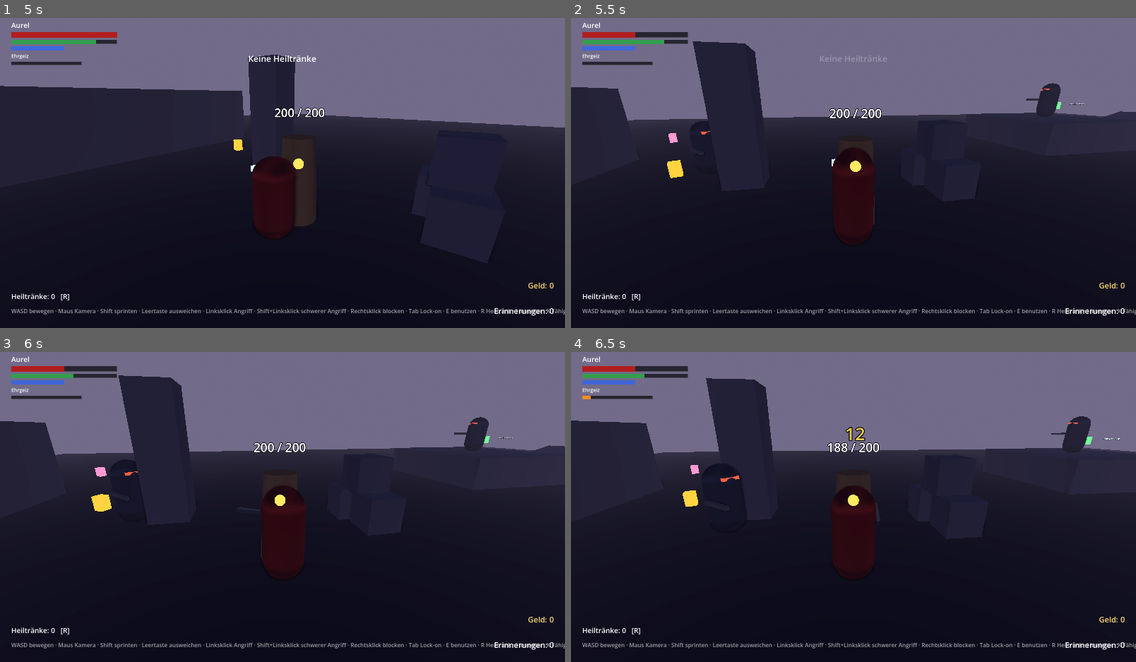
Above: before the commit, frames 1-4 (two rows, left to right).
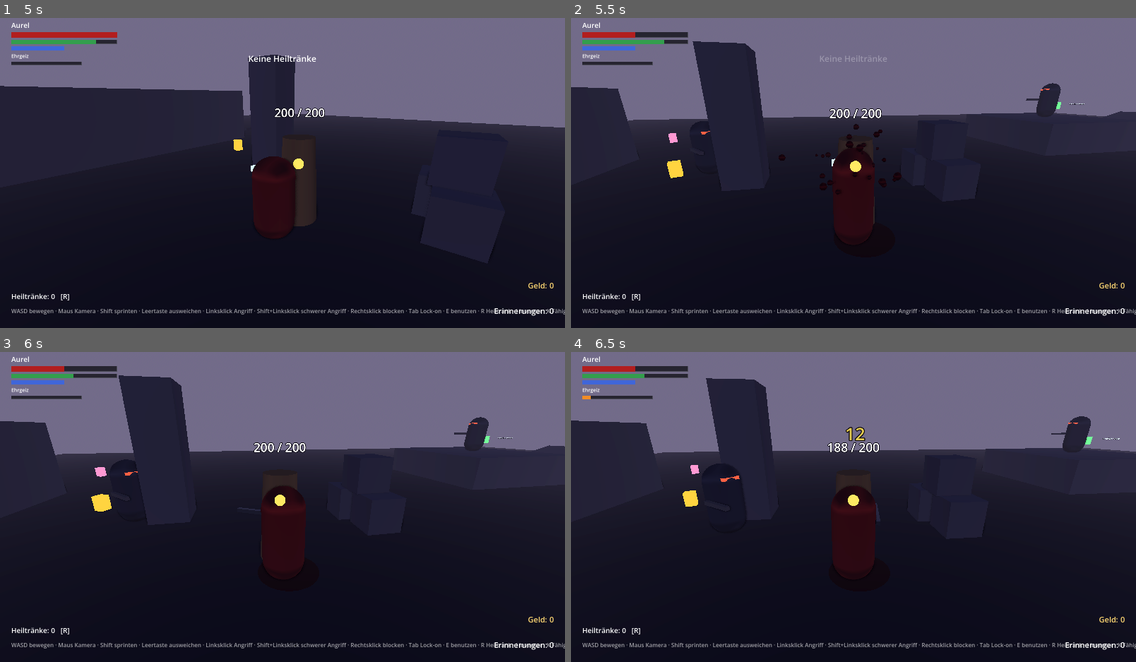
Above: after the commit, the same moments.

Repository: Aurelvonwatzdorf/nr1
Game: Godot game, scene res://tests/smoke_test.tscn
Two runs of this game, one before a commit and one after it. Both use one fixed random seed, a clock stepped at 60 frames per second and the inputs below. This scene is started directly instead of the project's main scene.
Inputs (mouse positions are in pixels of both pictures, inside the frame that each line leads up to):
- Up to frame 1 (5 s): move the mouse to (310, 166) at 0.52 s; hold W (move_forward) from 0.53 s (still down); click (310, 166) at 0.6 s; move the mouse to (254, 169) at 1.27 s; right-click (254, 169) at 1.35 s; move the mouse to (293, 163) at 2.02 s; tap one key every 0.75 s from 2.1 s: Space (dodge) R (heal) E (interact) Middle mouse button (lock_on); move the mouse to (276, 173) at 2.77 s; move the mouse to (322, 173) at 3.52 s; move the mouse to (237, 166) at 4.27 s
- Up to frame 2 (5.5 s): keep holding W (move_forward); move the mouse to (859, 169) at 5.02 s; hold Shift (sprint) from 5.03 s (still down)
- Up to frame 3 (6 s): move the mouse to (259, 497) at 5.77 s; release W (move_forward) at 5.78 s; release Shift (sprint) at 5.78 s; hold D (move_right) from 5.78 s (still down); click (259, 497) at 5.85 s
- Up to frame 4 (6.5 s): keep holding D (move_right)

Frame 1 is identical in both runs. In frame 2, 0.2% of the frame differs, in the area x 36-59%, y 34-67%; in frame 3, less than 0.1%; in frame 4, less than 0.1%.

Commit message:
M5 step 4: visible blood on hits
BloodEffect spawns a directional spray and a fading floor stain when
enemies, the player or NPCs take hits; strength scales with damage.

Co-Authored-By: Claude Opus 5.5 <noreply@anthropic.com>
Claude-Session: https://claude.ai/code/session_01RjnwZ2TtYogGPE8DCJukRJ

Diff:
--- /dev/null
+++ b/game/scripts/combat/blood_effect.gd
@@ -0,0 +1,62 @@
+class_name BloodEffect
+## Blut bei Treffern: Spritzer in Schlagrichtung und ein Fleck auf dem Boden,
+## der nach einer Weile verblasst. Aufruf: `BloodEffect.spawn(ziel, richtung, stärke)`.
+
+const BLOOD_COLOR := Color(0.5, 0.02, 0.03)
+
+
+## `target`: getroffene Figur. `strength`: 1 = normaler Treffer, 3 = Hinrichtung.
+static func spawn(target: Node3D, direction: Vector3, strength: float = 1.0) -> void:
+	var world := target.get_parent()
+	if world == null:
+		return
+	var hit_point := target.global_position + Vector3.UP * 1.2
+	_spawn_spray(world, hit_point, direction, strength)
+	_spawn_stain(world, target.global_position, strength)
+
+
+static func _spawn_spray(world: Node, at: Vector3, direction: Vector3, strength: float) -> void:
+	var particles := CPUParticles3D.new()
+	particles.one_shot = true
+	particles.explosiveness = 0.9
+	particles.amount = int(20 * strength)
+	particles.lifetime = 0.7
+	var mesh := SphereMesh.new()
+	mesh.radius = 0.035
+	mesh.height = 0.07
+	var material := StandardMaterial3D.new()
+	material.albedo_color = BLOOD_COLOR
+	material.roughness = 0.3
+	mesh.material = material
+	particles.mesh = mesh
+	particles.direction = (direction + Vector3.UP * 0.5).normalized()
+	particles.spread = 35.0 + 10.0 * strength
+	particles.initial_velocity_min = 2.0
+	particles.initial_velocity_max = 4.0 + strength
+	particles.gravity = Vector3(0.0, -9.8, 0.0)
+	particles.scale_amount_min = 0.6
+	particles.scale_amount_max = 1.2 + 0.3 * strength
+	world.add_child(particles)
+	particles.global_position = at
+	particles.emitting = true
+	particles.finished.connect(particles.queue_free)
+
+
+static func _spawn_stain(world: Node, at: Vector3, strength: float) -> void:
+	var stain := MeshInstance3D.new()
+	var mesh := CylinderMesh.new()
+	mesh.top_radius = 0.25 + 0.15 * strength + randf() * 0.15
+	mesh.bottom_radius = mesh.top_radius
+	mesh.height = 0.005
+	var material := StandardMaterial3D.new()
+	material.albedo_color = BLOOD_COLOR.darkened(0.3)
+	material.transparency = BaseMaterial3D.TRANSPARENCY_ALPHA
+	material.roughness = 0.2
+	mesh.material = material
+	stain.mesh = mesh
+	world.add_child(stain)
+	stain.global_position = at + Vector3(randf_range(-0.3, 0.3), 0.01, randf_range(-0.3, 0.3))
+	var tween := stain.create_tween()
+	tween.tween_interval(10.0)
+	tween.tween_property(material, "albedo_color:a", 0.0, 3.0)
+	tween.tween_callback(stain.queue_free)
--- a/game/scripts/enemies/enemy.gd
+++ b/game/scripts/enemies/enemy.gd
@@ -188,6 +188,8 @@
 		return
 	last_hit = hit
 	flash()
+	if result == Hurtbox.Result.HIT:
+		BloodEffect.spawn(self, hit.direction, clampf(hit.damage / 15.0, 0.6, 2.0))
 	state_machine.transition_to(&"stagger", {"time": data.stagger_time})
 
 
--- a/game/scripts/npcs/npc.gd
+++ b/game/scripts/npcs/npc.gd
@@ -93,6 +93,7 @@
 		return
 	_material.albedo_color = Color.WHITE
 	create_tween().tween_property(_material, "albedo_color", body_color, 0.2)
+	BloodEffect.spawn(self, hit.direction, clampf(hit.damage / 15.0, 0.6, 2.0))
 	_flee_time_left = flee_time
 	_flee_from = hit.source.global_position if hit.source else global_position
 	_shout("Hilfe!")
--- a/game/scripts/player/player.gd
+++ b/game/scripts/player/player.gd
@@ -314,6 +314,7 @@
 	if result != Hurtbox.Result.HIT:
 		return
 	last_hit = hit
+	BloodEffect.spawn(self, hit.direction, clampf(hit.damage / 15.0, 0.6, 2.0))
 	if get_ambition():
 		get_ambition().on_got_hit()
 	EventBus.camera_shake_requested.emit(0.5)
--- a/game/tests/smoke_test.gd
+++ b/game/tests/smoke_test.gd
@@ -154,6 +154,10 @@
 		await get_tree().physics_frame
 		saw_stagger = saw_stagger or guard.state_machine.get_current_state_name() == &"stagger"
 	_check(guard.health.current < guard_hp, "Spielfigur trifft den Gegner")
+	var blood_found := false
+	for child in arena.get_children():
+		blood_found = blood_found or child is CPUParticles3D
+	_check(blood_found, "Treffer auf die Wache lässt Blut spritzen")
 	_check(saw_stagger, "Getroffener Gegner taumelt")
 
 	# Parierter Gegner ist lange wehrlos
Not shown, added: game/scripts/combat/blood_effect.gd.uid
